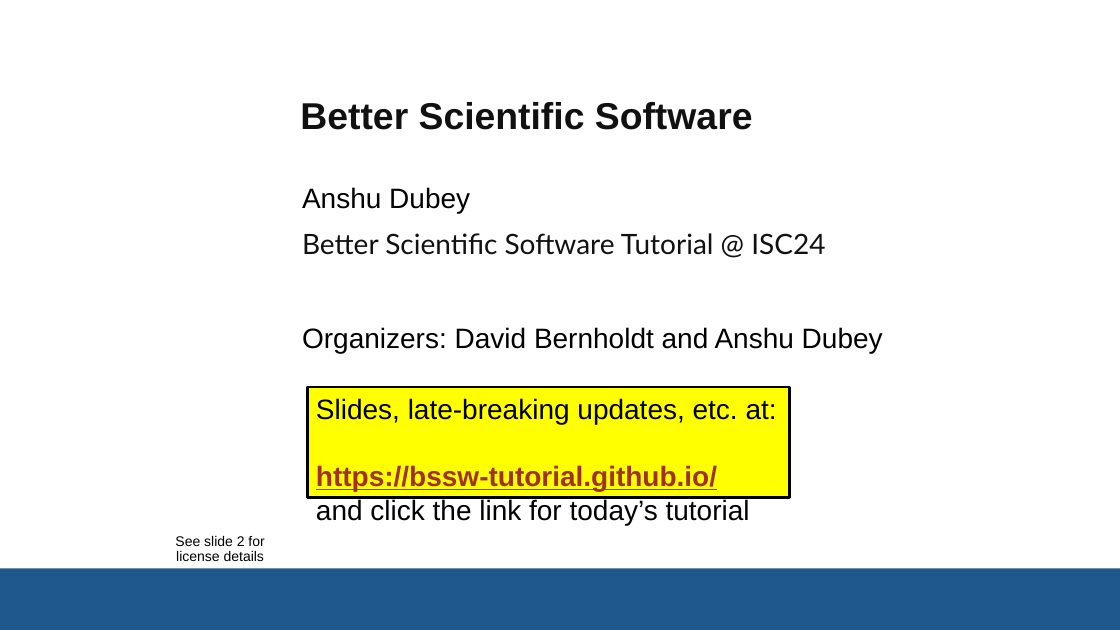
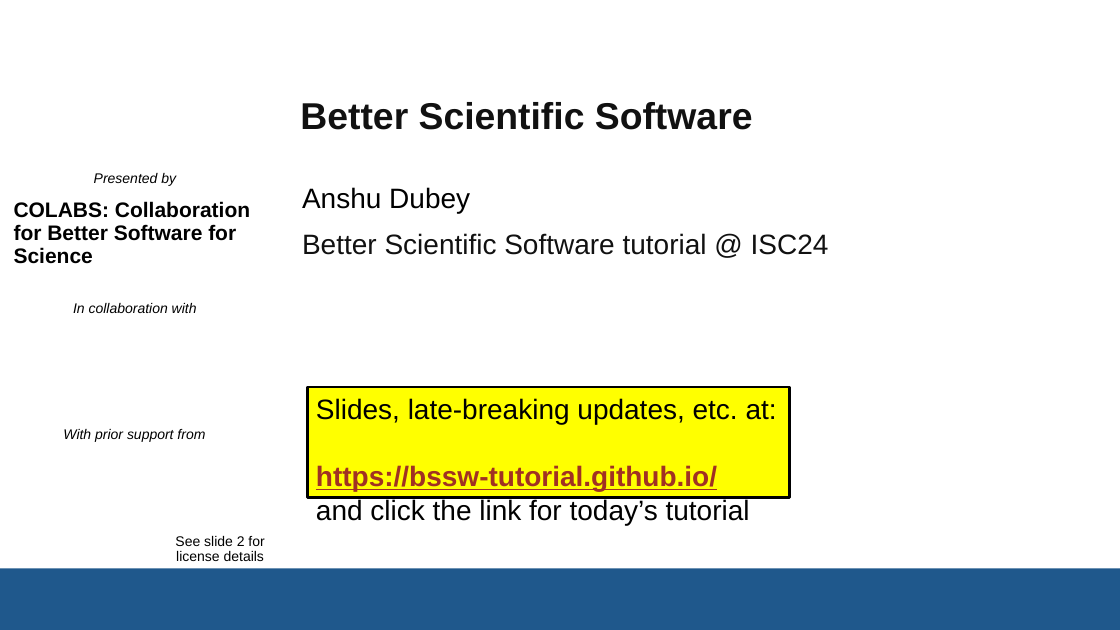
Before and after one commit to bssw-tutorial/presentations, a slide deck: slide 1 of intro-a.pptx. Drawn at 1120x630 pixels with LibreOffice and Linux fonts; fonts in the diff are those of the drawing; background and template pictures are left out. Boxes give left, top, right and bottom in pixels: in the first picture for what was removed or moved away, otherwise in the second. Text is boxed around its words. In the diff, an @@ line names an element or a change of style, - is before the commit and + after.

```diff
--- a/intro-a.pptx
+++ b/intro-a.pptx
@@ text added at bbox=[94, 173, 176, 186], 12 pt, text #000000, italic @@
+Presented by
@@ text added at bbox=[14, 201, 250, 264], 18 pt, text #000000, bold @@
+COLABS: Collaboration for Better Software for Science
@@ subtitle at bbox=[302, 233, 829, 255]: text changed; font Lato to Arial @@
-Better Scientific Software Tutorial @ ISC24
-Organizers: David Bernholdt and Anshu Dubey
+Better Scientific Software tutorial @ ISC24
@@ text added at bbox=[73, 303, 197, 313], 12 pt, text #000000, italic @@
+In collaboration with
@@ text added at bbox=[63, 429, 205, 442], 12 pt, text #000000, italic @@
+With prior support from
```
Also in this commit, not shown: 2 other slides changed, 5 other files.
